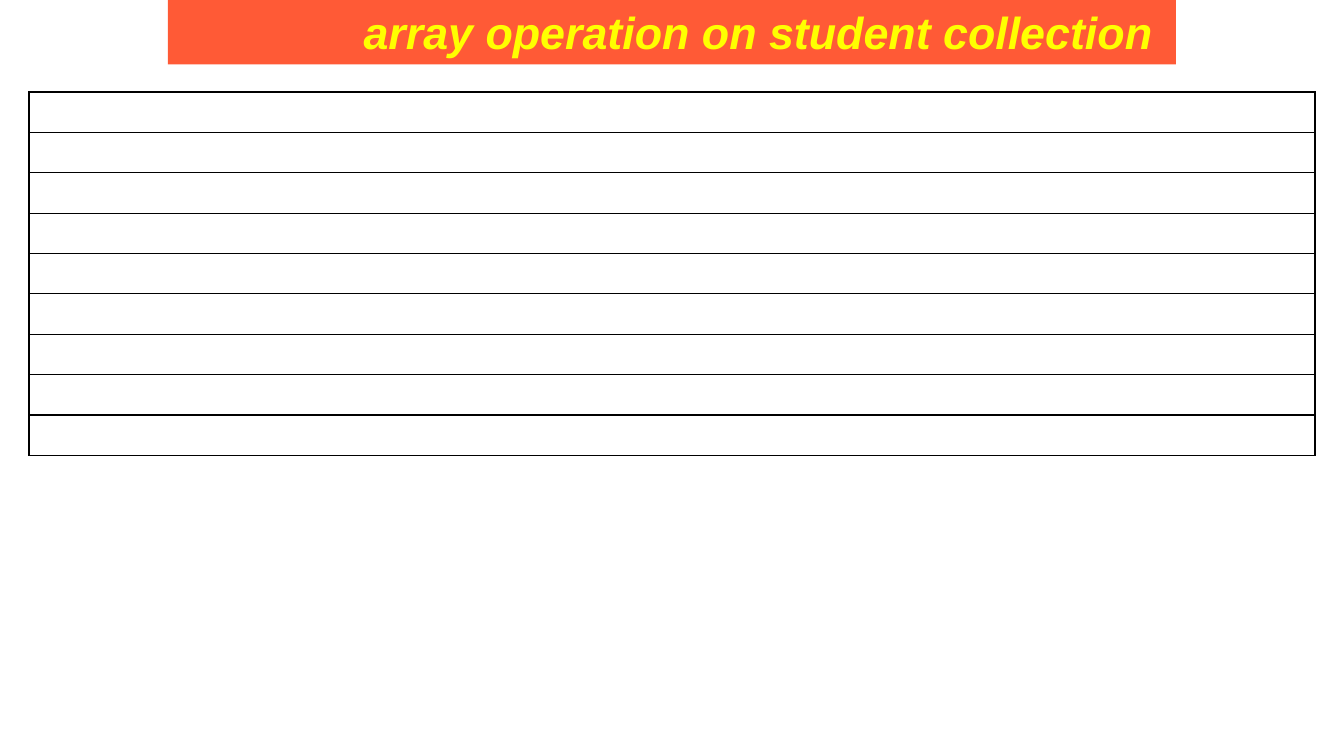
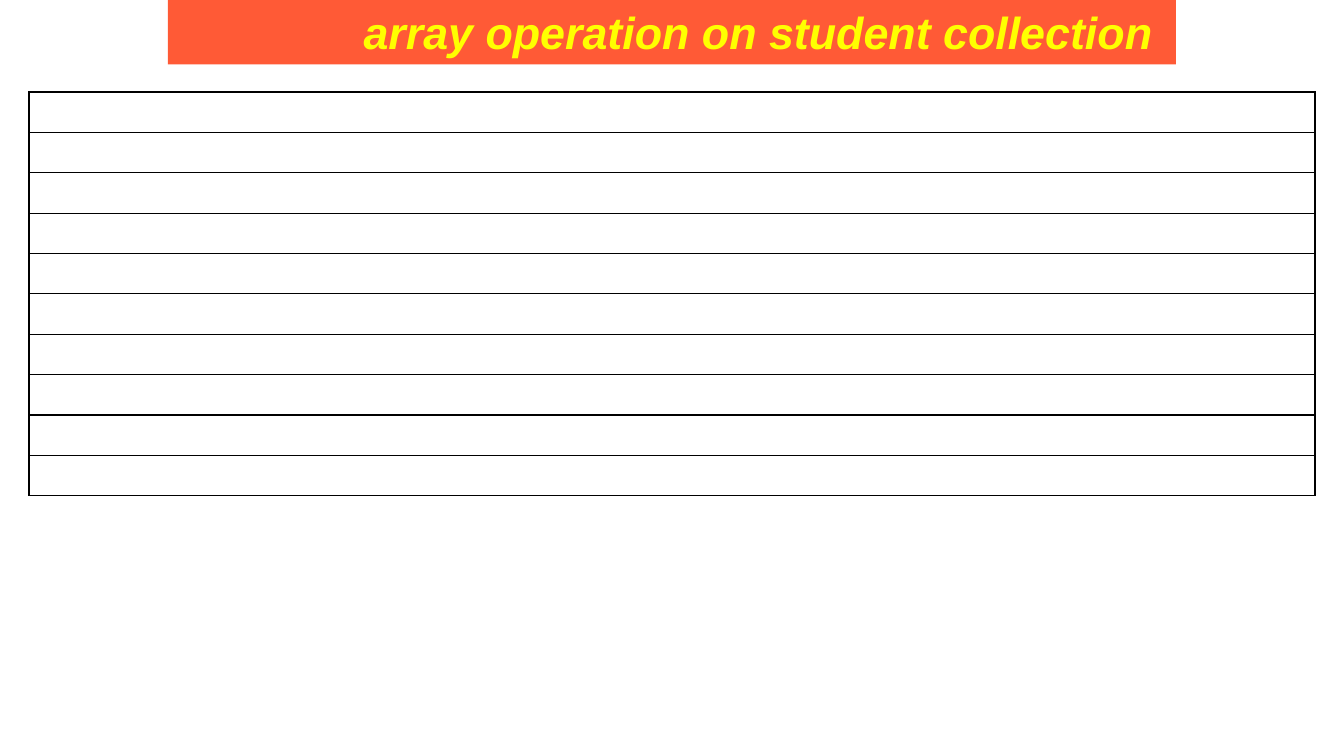
Before and after one commit to Saleel-Bagde/PPT-s, a slide deck: slide 199 of MongoDB PPT.pptx (slide 198 before the commit). Drawn at 1344x756 pixels with LibreOffice and Linux fonts; fonts in the diff are those of the drawing. Boxes give left, top, right and bottom in pixels: in the first picture for what was removed or moved away, otherwise in the second. Text is boxed around its words. In the diff, an @@ line names an element or a change of style, - is before the commit and + after.

```diff
--- a/MongoDB PPT.pptx
+++ b/MongoDB PPT.pptx
@@ table at (29,92,1316,495) @@
+row 10: 
```
Also in this commit, not shown: 4 other slides changed, 2 slides added.
